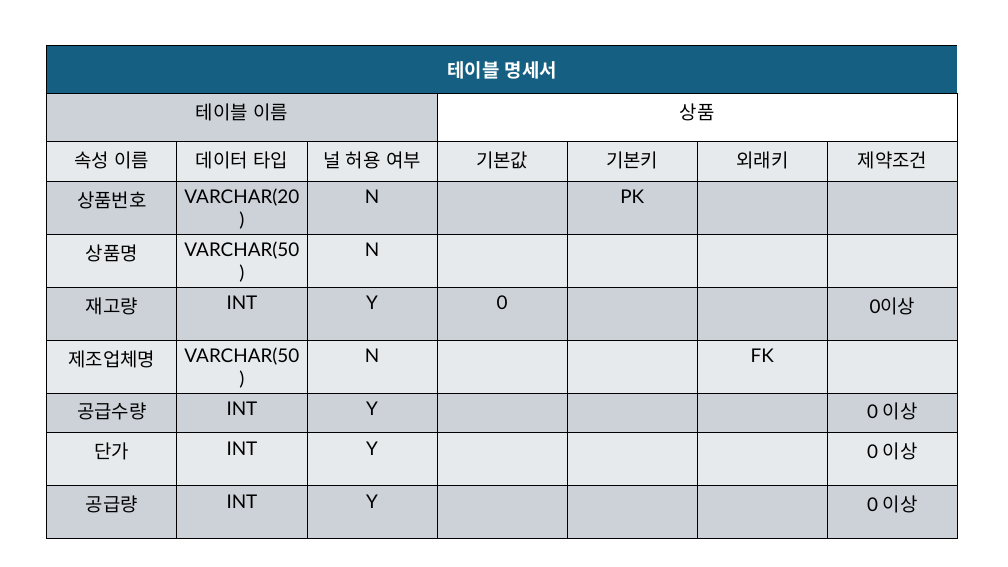
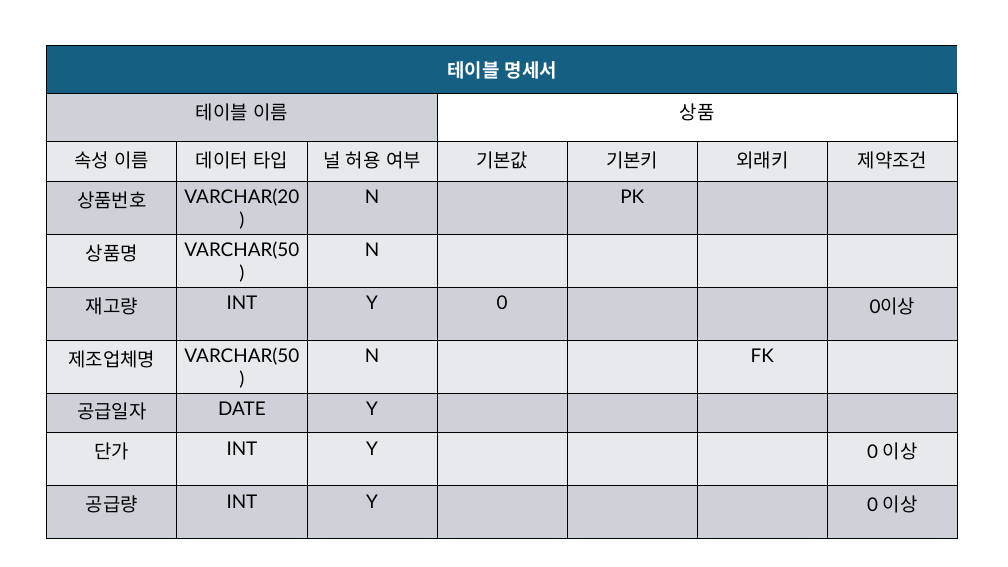
Before and after one commit to Goldstargreat/DB_2025-2, a slide deck: slide 2 of 3_테이블명세서_한빛마트온라인몰.pptx. Drawn at 1008x567 pixels with LibreOffice and Linux fonts; fonts in the diff are those of the drawing. Boxes give left, top, right and bottom in pixels: in the first picture for what was removed or moved away, otherwise in the second. Text is boxed around its words. In the diff, an @@ line names an element or a change of style, - is before the commit and + after.

```diff
--- a/3_테이블명세서_한빛마트온라인몰.pptx
+++ b/3_테이블명세서_한빛마트온라인몰.pptx
@@ table at <box>47,45,957,517</box> @@
-row 8: 공급수량 | INT | Y |  |  |  | 0 이상
+row 8: 공급일자 | DATE | Y |  |  |  | 
```
